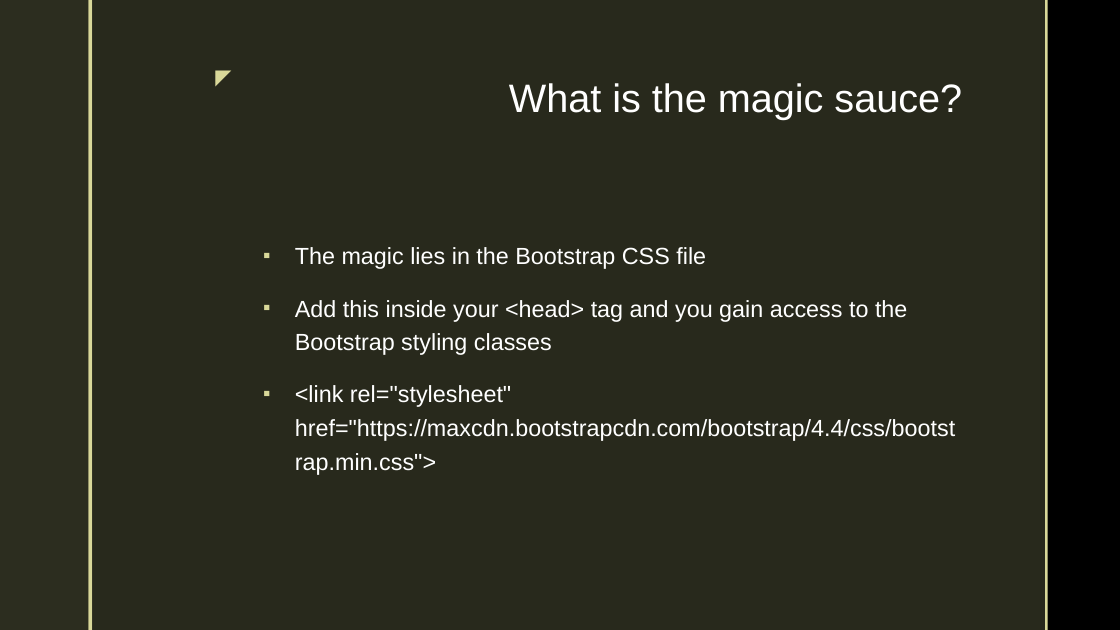
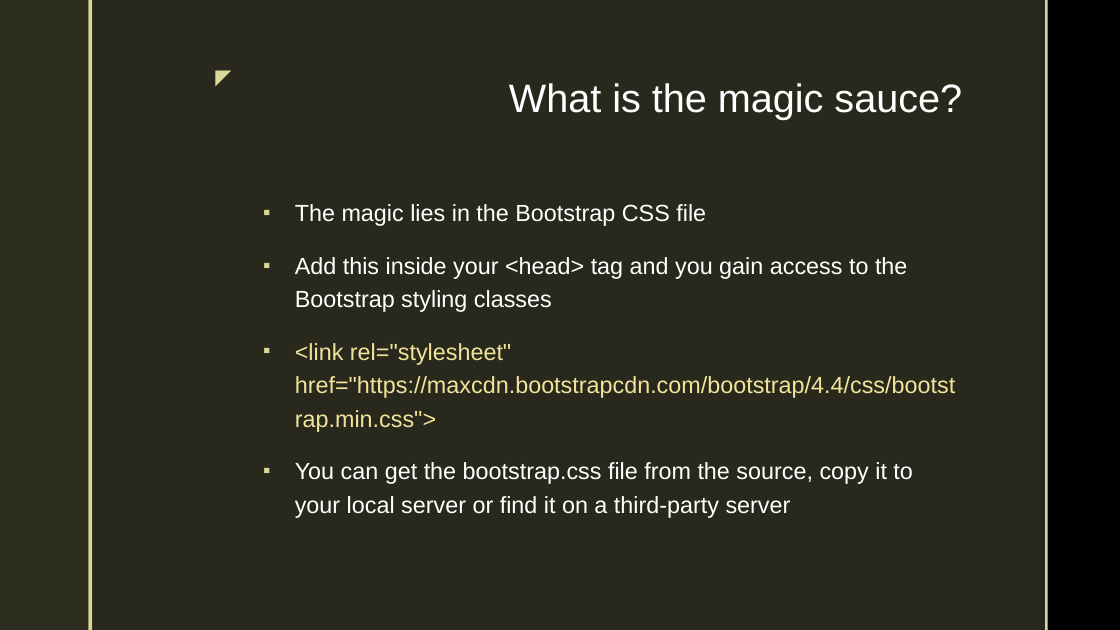
Before and after one commit to gtjames/3420-Presentations, a slide deck: slide 4 of Week 04 - Bootstrap.pptx. Drawn at 1120x630 pixels with LibreOffice and Linux fonts; fonts in the diff are those of the drawing; background and template pictures are left out. Boxes give left, top, right and bottom in pixels: in the first picture for what was removed or moved away, otherwise in the second. Text is boxed around its words. In the diff, an @@ line names an element or a change of style, - is before the commit and + after.

```diff
--- a/Week 04 - Bootstrap.pptx
+++ b/Week 04 - Bootstrap.pptx
@@ text at (295, 343, 955, 432): text colour #FFFFFF to #F2E29A in "<link rel="stylesheet" href="https://maxcdn.bootstrapcdn.com ..." @@
@@ text at (295, 462, 912, 518): paragraph added @@
+▪ You can get the bootstrap.css file from the source, copy it to your local server or find it on a third-party server
```
Also in this commit, not shown: 1 other slide changed, 1 slide added, 11 other files.
